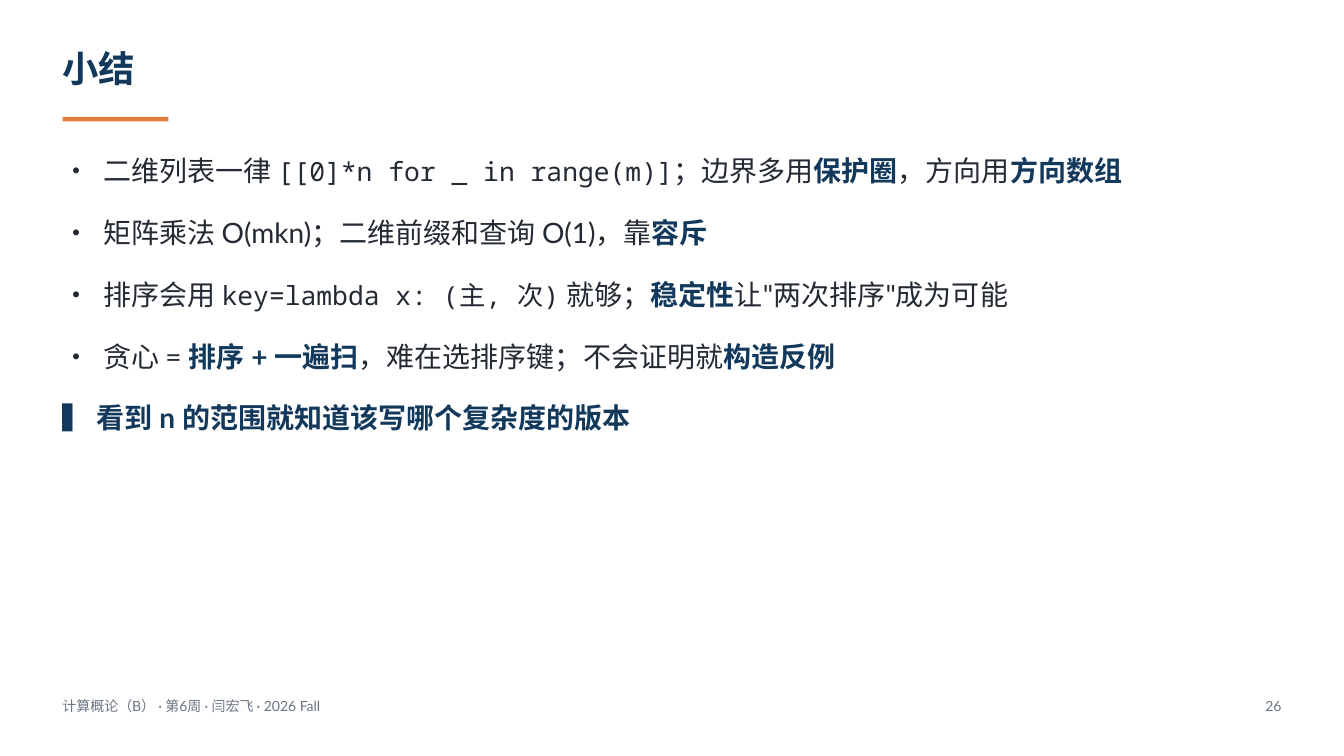
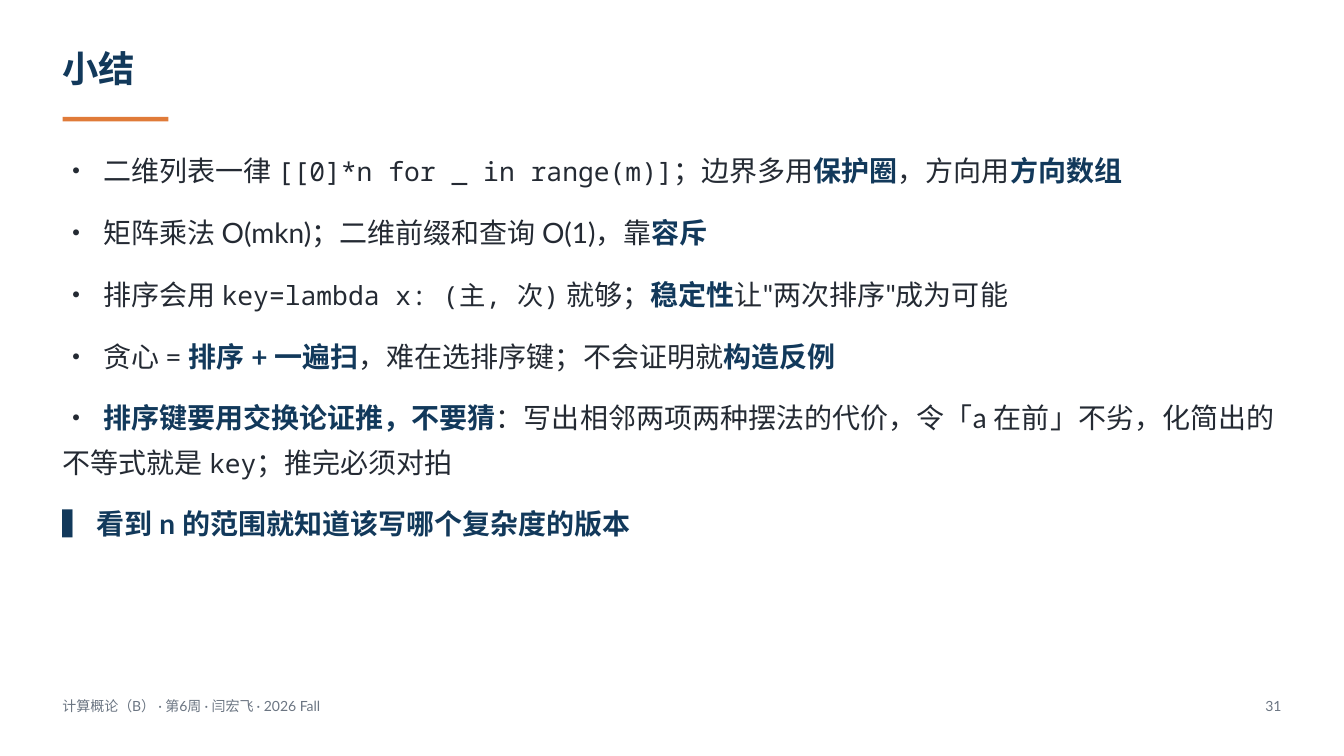
Before and after one commit to GMyhf/2026fall-cs101, a slide deck: slide 31 of courseware/202610_ADS_W06_Matrices_Sorting_Greedy.pptx (slide 26 before the commit). Drawn at 1344x756 pixels with LibreOffice and Linux fonts; fonts in the diff are those of the drawing. Boxes give left, top, right and bottom in pixels: in the first picture for what was removed or moved away, otherwise in the second. Text is boxed around its words. In the diff, an @@ line names an element or a change of style, - is before the commit and + after.

```diff
--- a/courseware/202610_ADS_W06_Matrices_Sorting_Greedy.pptx
+++ b/courseware/202610_ADS_W06_Matrices_Sorting_Greedy.pptx
@@ text at [62, 404, 1274, 480]: paragraph added @@
+• 排序键要用交换论证推，不要猜：写出相邻两项两种摆法的代价，令「a 在前」不劣，化简出的不等式就是 key；推完必须对拍
@@ text at [1265, 701, 1281, 711]: text changed @@
-26
+31
```
Also in this commit, not shown: 6 other slides changed, 5 slides added, 7 other files.
